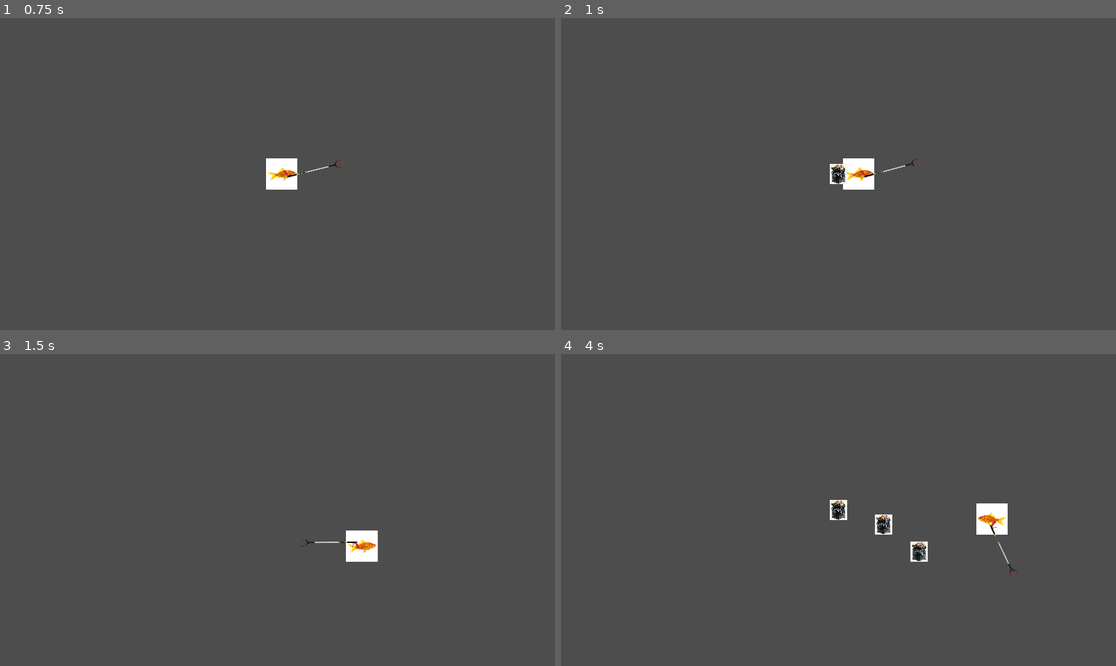
Above: before the commit, frames 1-4 (two rows, left to right).
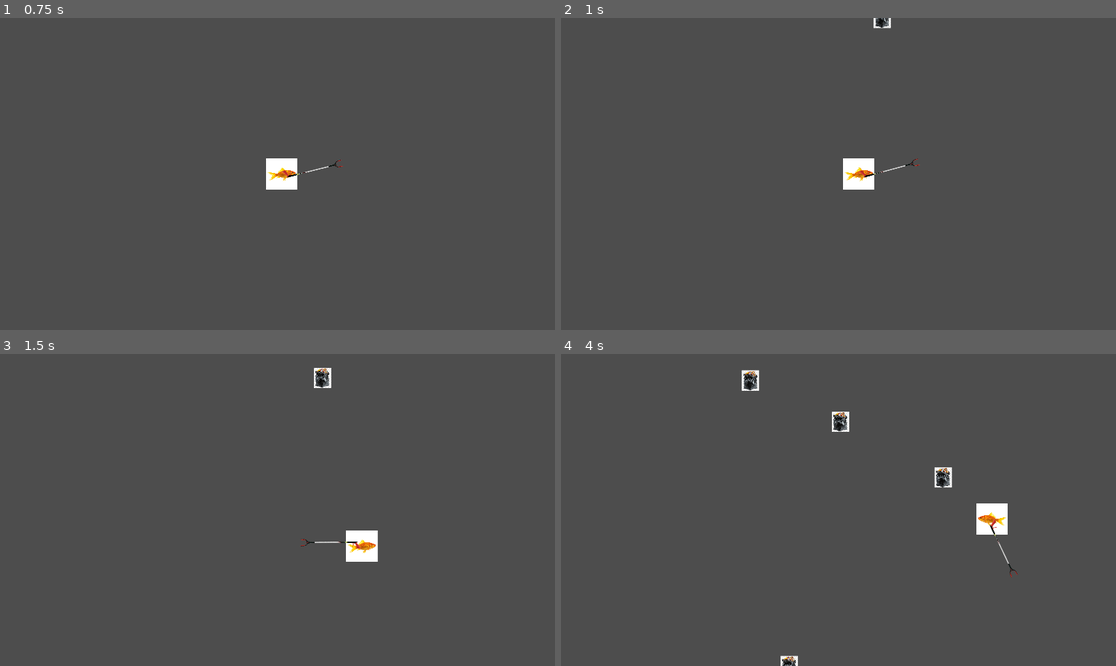
Above: after the commit, the same moments.

Repository: 7yu7/Fish-Game
Game: Godot game, scene res://Scenes/scene.tscn
Same seed, same stepped clock (60 frames per second), same inputs: the game is played once before the commit and once after it.
Inputs (mouse positions are in pixels of both pictures, inside the frame that each line leads up to):
- Up to frame 1 (0.75 s): tap Enter at 0.5 s; move the mouse to (399, 158) at 0.52 s; press the mouse at (399, 158) at 0.53 s; hold D (Right) from 0.53 s (still down)
- Up to frame 2 (1 s): keep holding D (Right)
- Up to frame 3 (1.5 s): move the mouse to (166, 525) at 1.27 s; release D (Right) at 1.28 s; release the mouse at (166, 525) at 1.28 s; hold S (Down) from 1.28 s (still down); tap Space (Dash) at 1.35 s
- Up to frame 4 (4 s): click (727, 525) at 1.55 s; move the mouse to (894, 441) at 2.02 s; release S (Down) at 2.03 s; press the mouse at (894, 441) at 2.03 s; hold D (Right) 2.03-2.78 s; move the mouse to (810, 572) at 2.77 s; release the mouse at (810, 572) at 2.78 s; hold W (Up) 2.78-3.53 s; click (810, 572) at 2.85 s; move the mouse to (1005, 556) at 3.52 s; press the mouse at (1005, 556) at 3.53 s; hold A (Left) from 3.53 s (still down); tap Space (Dash) at 3.6 s

Frame 1 is identical in both runs. In frame 2, 0.2% of the frame differs, in the area x 48-60%, y 0-54%; in frame 3, 0.2%; in frame 4, 1.2%, in the area x 32-71%, y 5-100%.

Commit message:
bullet spawn

Diff:
--- a/Scenes/bullet.tscn
+++ b/Scenes/bullet.tscn
@@ -6,7 +6,7 @@
 [sub_resource type="CircleShape2D" id="CircleShape2D_yp48q"]
 radius = 31.400637
 
-[node name="Bullet" type="Area2D" unique_id=1474397137]
+[node name="Bullet" type="Area2D" unique_id=1474397137 groups=["Bullet"]]
 script = ExtResource("1_oduel")
 
 [node name="Sprite2D" type="Sprite2D" parent="." unique_id=1494480996]
--- a/Scripts/bullet.gd
+++ b/Scripts/bullet.gd
@@ -19,5 +19,5 @@
 		body.health -= 1
 		print(body.health)
 		queue_free()
-	elif body.name == "Hand":
+	elif body.name == "Hand" or body.is_in_group("GoodBullet"):
 		queue_free()
--- a/Scripts/bullet_spawner.gd
+++ b/Scripts/bullet_spawner.gd
@@ -1,6 +1,11 @@
 extends Node
 
 @onready var bullet = preload("res://Scenes/bullet.tscn")
+
+var screen
+
+func _ready() -> void:
+	screen = get_viewport().get_visible_rect().size
 
 func spawnBullet(pos: Vector2 = Vector2(0,0)):
 	var bulletInstance = bullet.instantiate()
@@ -8,4 +13,15 @@
 	get_parent().add_child.call_deferred(bulletInstance)
 
 func _on_timeout() -> void:
-	spawnBullet()
+	var bulletPos = Vector2(0,0)
+	var rand = randi() % 4
+	if rand == 0:
+		bulletPos = Vector2(-screen.x/2, randf_range(-screen.y/2, screen.y/2))
+	elif rand == 1:
+		bulletPos = Vector2(screen.x/2, randf_range(-screen.y/2, screen.y/2))
+	elif rand == 2:
+		bulletPos = Vector2(randf_range(-screen.x/2, screen.x/2), -screen.y/2)
+	elif rand == 3:
+		bulletPos = Vector2(randf_range(-screen.x/2, screen.x/2), screen.y/2)
+
+	spawnBullet(bulletPos)
--- a/Scripts/player.gd
+++ b/Scripts/player.gd
@@ -42,7 +42,11 @@
 	var angle =  (mouse_pos - global_position).angle()
 	$Hand.rotation = angle
 
-	$Hand/CollisionShape2D.disabled = !Input.is_action_pressed("Shoot")
+
+	if Input.is_action_just_pressed("Shoot"):
+		$Hand/CollisionShape2D.disabled = false
+	elif Input.is_action_just_released("Shoot"):
+		$Hand/CollisionShape2D.disabled = true
 
 
 	if health == 0:
--- a/project.godot
+++ b/project.godot
@@ -19,6 +19,11 @@
 
 window/size/viewport_width=2304
 window/size/viewport_height=1296
+
+[global_group]
+
+Bullet=""
+GoodBullet=""
 
 [input]
 
